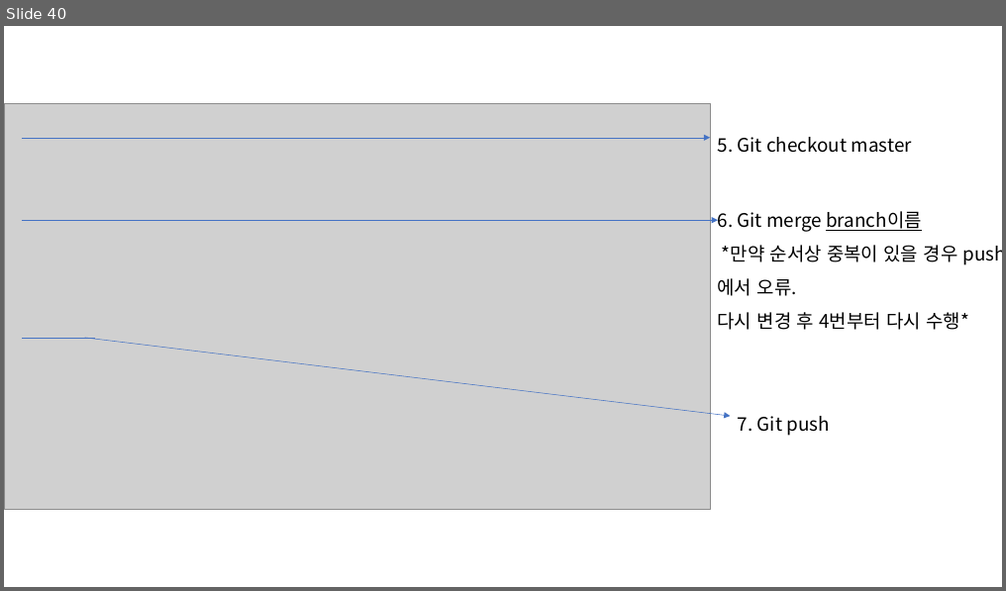
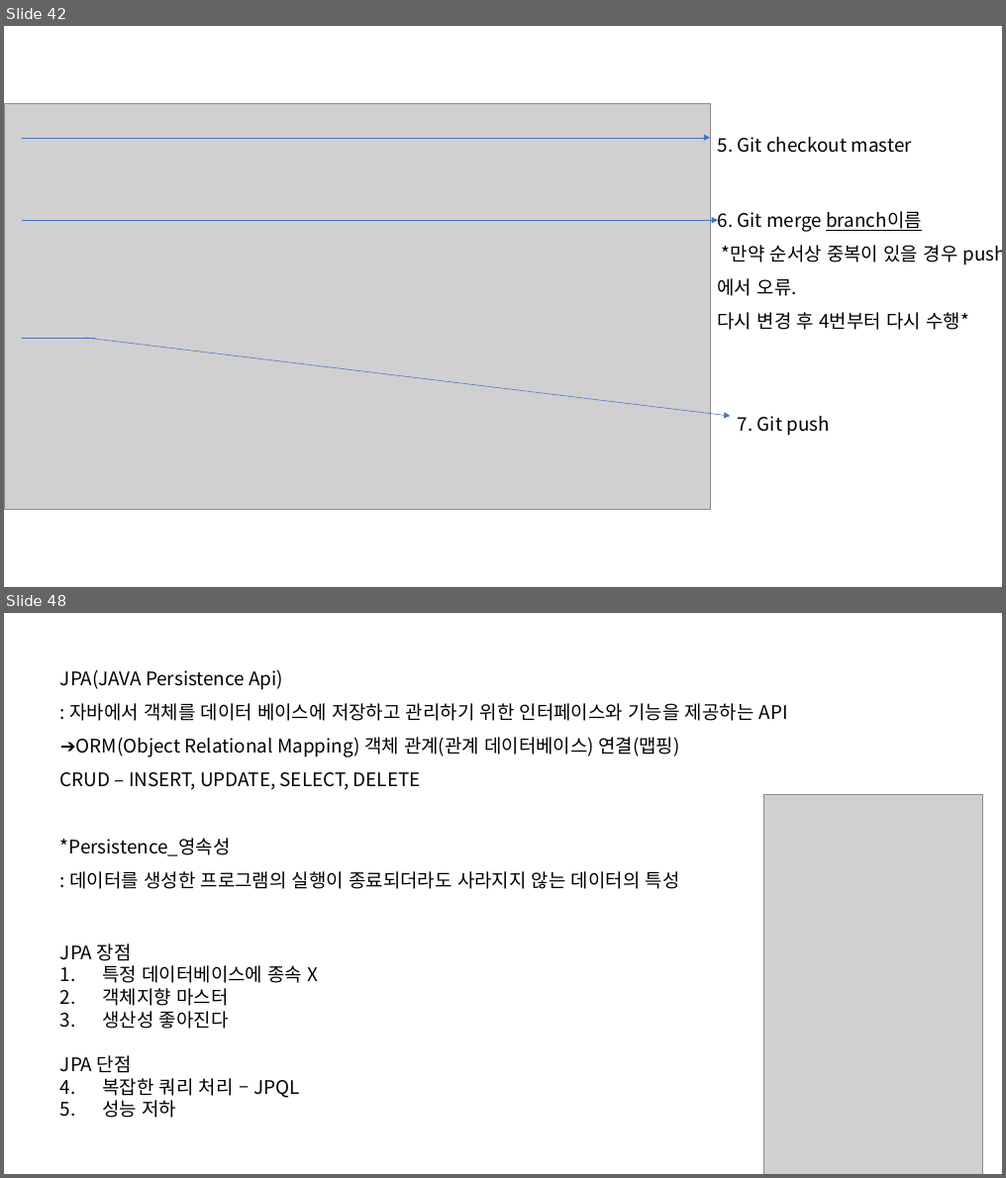
Before and after one commit to yunju94/know, a slide deck: know.pptx. Shown one above the other, each under a label of ours: slide 40 before the commit, slides 42 and 48 after it; the slides between them are not shown. The pictures are 1006x591 and 1006x1178 pixels, drawn with LibreOffice and Linux fonts; fonts in the diff are those of the drawing; grey boxes stand for pictures. Boxes give left, top, right and bottom in pixels: in the first picture for what was removed or moved away, otherwise in the second. Text is boxed around its words. In the diff, an @@ line names an element or a change of style, - is before the commit and + after.

```diff
--- a/know.pptx
+++ b/know.pptx
@@ slide 48 added at [4,613,1002,1174], background #FFFFFF @@
@@ text added at [60,669,788,889], 18 pt, text #000000 @@
+JPA(JAVA Persistence Api)
+: 자바에서 객체를 데이터 베이스에 저장하고 관리하기 위한 인터페이스와 기능을 제공하는 API
+➔ORM(Object Relational Mapping) 객체 관계(관계 데이터베이스) 연결(맵핑)
+CRUD – INSERT, UPDATE, SELECT, DELETE
+*Persistence_영속성
+: 데이터를 생성한 프로그램의 실행이 종료되더라도 사라지지 않는 데이터의 특성
@@ picture added at [764,794,983,1174] @@
@@ text added at [60,944,319,1118], 18 pt, text #000000 @@
+JPA 장점
+1. 특정 데이터베이스에 종속 X
+2. 객체지향 마스터
+3. 생산성 좋아진다
+JPA 단점
+1. 복잡한 쿼리 처리 – JPQL
+2. 성능 저하
@@ what was slide 40 is now slide 42 @@
```
Also in this commit, not shown: 3 slides changed, 88 other slides added, 5 slides removed, 1 other file.
